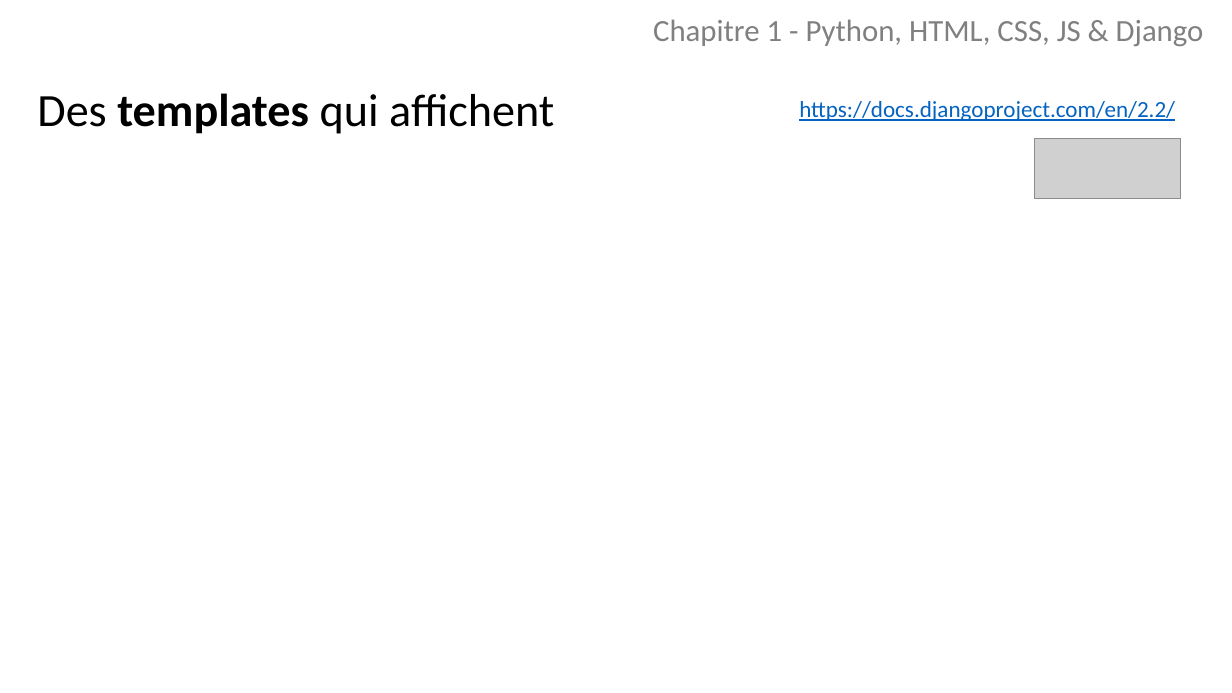
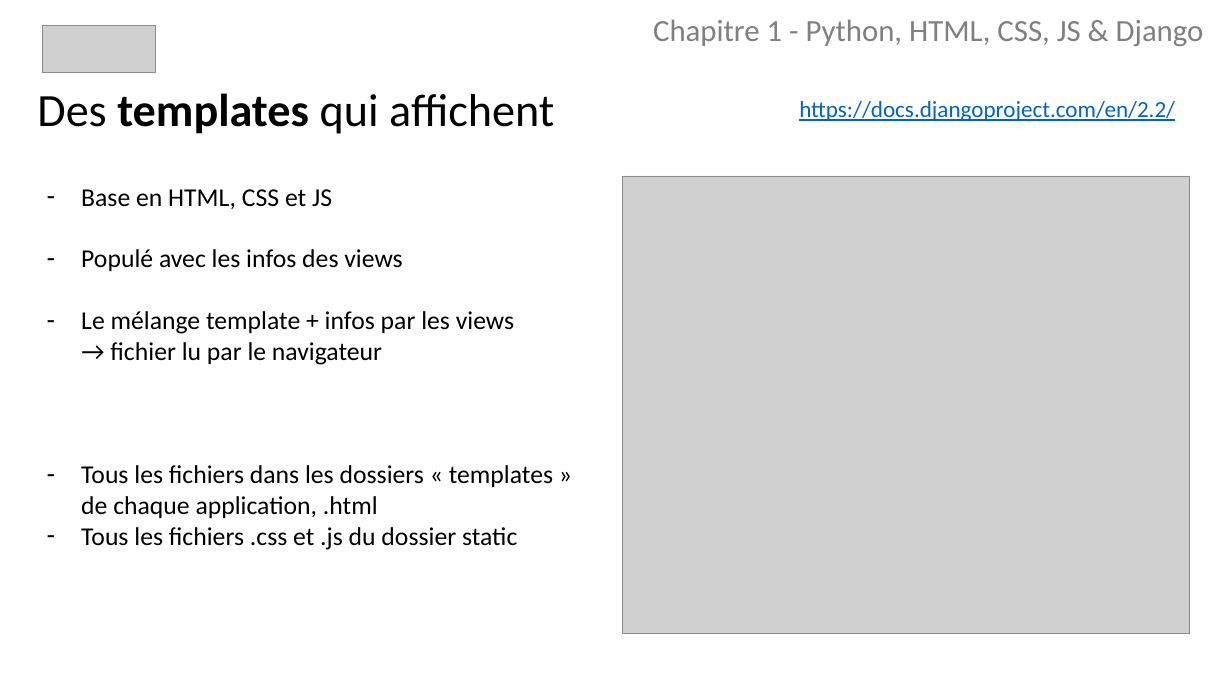
Before and after one commit to borgia-app/Borgia-docs, a slide deck: slide 16 of presentations/Python.pptx (slide 14 before the commit). Drawn at 1232x693 pixels with LibreOffice and Linux fonts; fonts in the diff are those of the drawing; grey boxes stand for pictures. Boxes give left, top, right and bottom in pixels: in the first picture for what was removed or moved away, otherwise in the second. Text is boxed around its words. In the diff, an @@ line names an element or a change of style, - is before the commit and + after.

```diff
--- a/presentations/Python.pptx
+++ b/presentations/Python.pptx
@@ picture: place and size @@
-picture at <box>1035,139,1181,199</box>
+picture at <box>43,26,156,73</box>
@@ picture added at <box>623,177,1190,634</box> @@
@@ text added at <box>81,189,553,550</box>, 20 pt, text #000000 @@
+  – Base en HTML, CSS et JS
+  – Populé avec les infos des views
+  – Le mélange template + infos par les views
+  → fichier lu par le navigateur
+  – Tous les fichiers dans les dossiers « templates » de chaque application, .html
+  – Tous les fichiers .css et .js du dossier static
```
Also in this commit, not shown: 15 other slides changed, 1 slide added, 1 slide removed.
